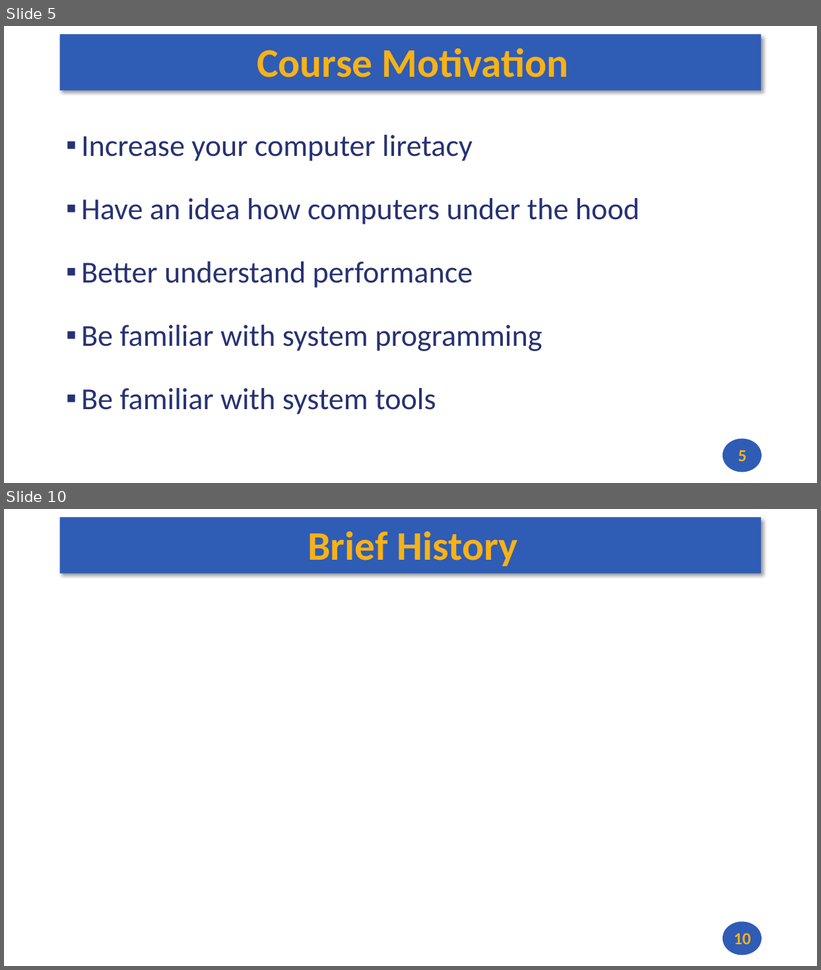
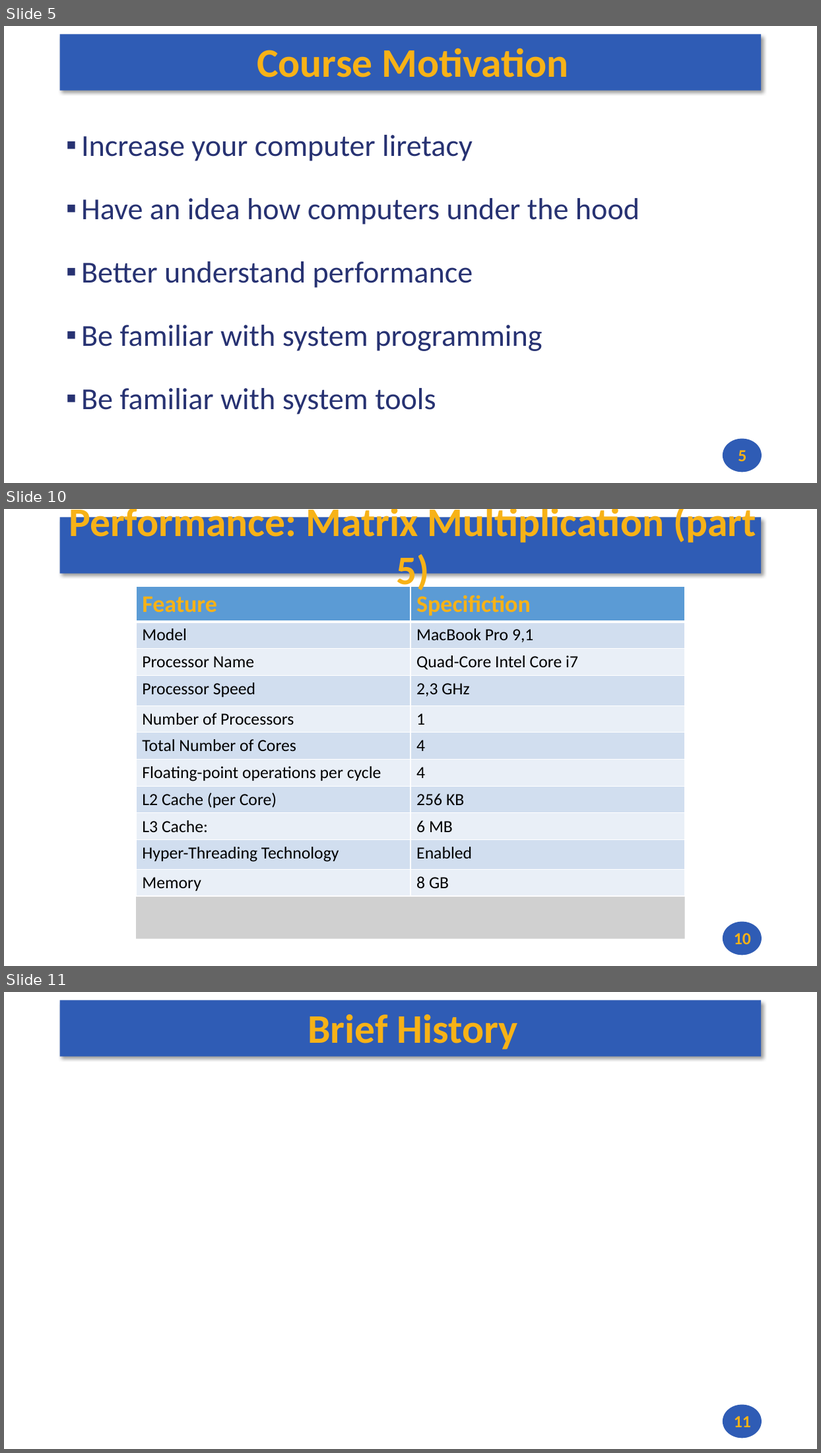
Before and after one commit to andrewt0301/hse-acos-course, a slide deck: docs/part1ca/01_Introduction/CA_Lecture_01.pptx. Shown one above the other, each under a label of ours: slides 5 and 10 before the commit, slides 5, 10 and 11 after it; the slides between them are not shown. The pictures are 821x970 and 821x1453 pixels, drawn with LibreOffice and Linux fonts; fonts in the diff are those of the drawing; grey boxes stand for pictures. Boxes give left, top, right and bottom in pixels: in the first picture for what was removed or moved away, otherwise in the second. Text is boxed around its words. In the diff, an @@ line names an element or a change of style, - is before the commit and + after.

```diff
--- a/docs/part1ca/01_Introduction/CA_Lecture_01.pptx
+++ b/docs/part1ca/01_Introduction/CA_Lecture_01.pptx
@@ slide 10 added at <box>4,509,817,966</box>, background #FFFFFF; not listed: 2 template elements that a slide beside it also shows @@
@@ title added at <box>69,509,756,594</box>, 48 pt, text #F7B217, bold @@
+Performance: Matrix Multiplication (part 5)
@@ table added at <box>137,586,685,894</box>, 11 rows, 2 columns @@
+Feature | Specifiction
+Model | MacBook Pro 9,1
+Processor Name | Quad-Core Intel Core i7
+Processor Speed | 2,3 GHz
+Number of Processors | 1
+Total Number of Cores | 4
+Floating-point operations per cycle | 4
+L2 Cache (per Core) | 256 KB
+L3 Cache: | 6 MB
+Hyper-Threading Technology | Enabled
+Memory | 8 GB
@@ picture added at <box>137,897,685,939</box> @@
@@ page number added at <box>734,933,751,945</box>, 20 pt, text #F7B217, bold @@
+10
@@ what was slide 10 is now slide 11 @@
@@ page number at <box>734,1416,751,1428</box>: text changed @@
-10
+11
```
Also in this commit, not shown: 2 slides changed, 2 other files.
